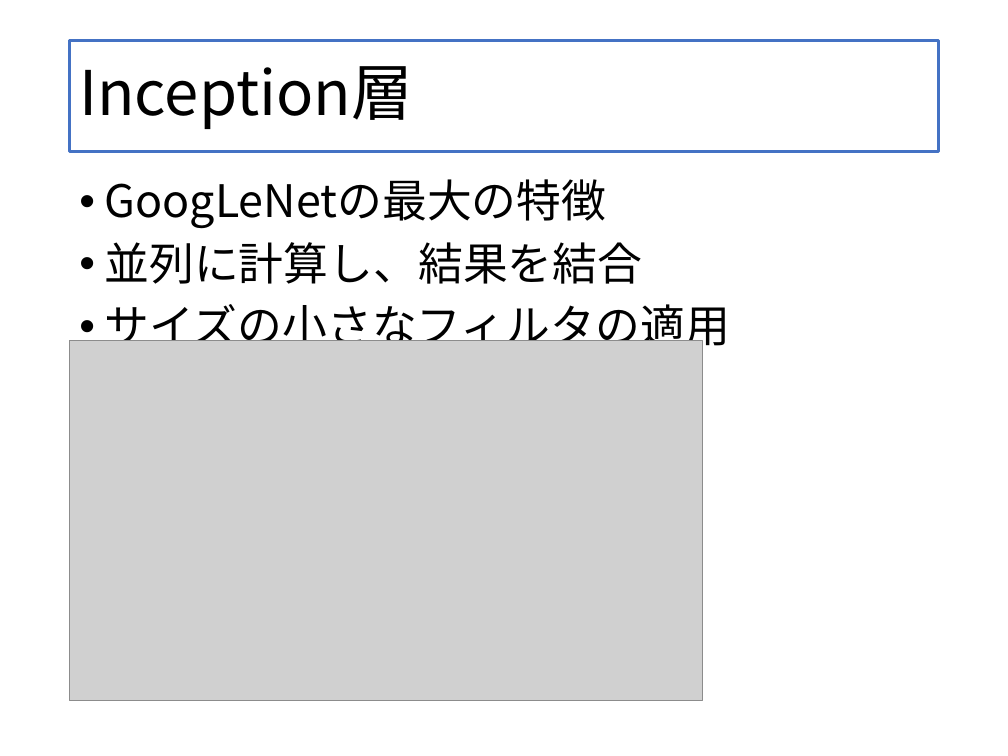
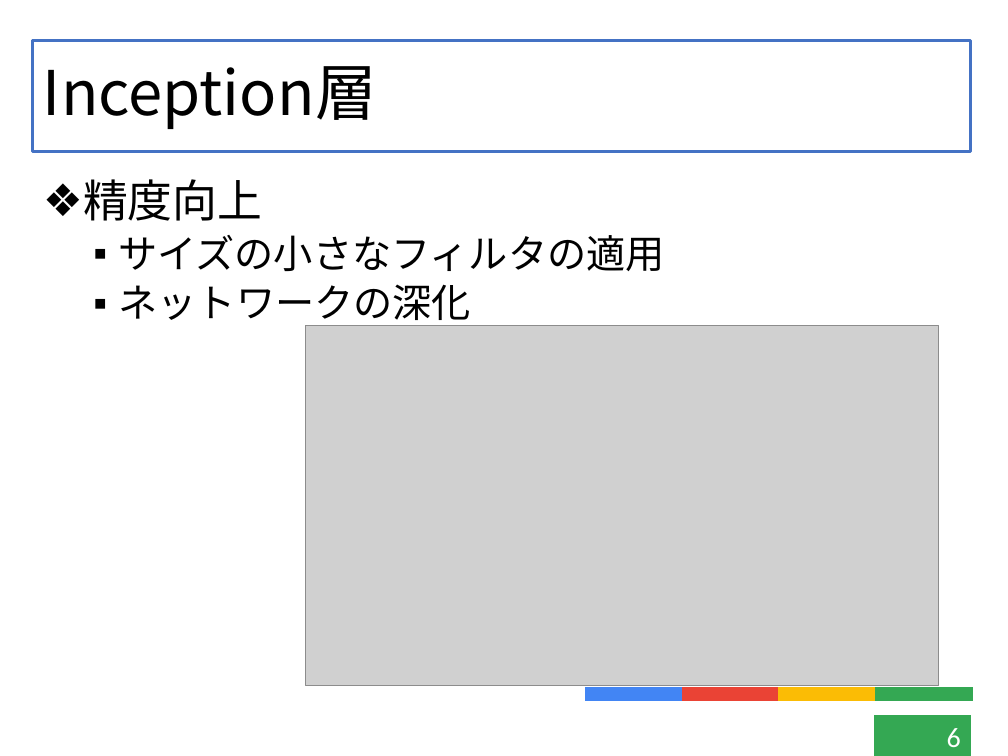
Before and after one commit to kensuke-iizuka/thesis, a slide deck: slide 6 of slide/graduate.pptx (slide 7 before the commit). Drawn at 1008x756 pixels with LibreOffice and Linux fonts; fonts in the diff are those of the drawing; grey boxes stand for pictures. Boxes give left, top, right and bottom in pixels: in the first picture for what was removed or moved away, otherwise in the second. Text is boxed around its words. In the diff, an @@ line names an element or a change of style, - is before the commit and + after.

Commit message:
Update slide and figures

```diff
--- a/slide/graduate.pptx
+++ b/slide/graduate.pptx
@@ title "Inception層": place and size @@
-title "Inception層" at bbox=[70, 40, 938, 151]
+title "Inception層" at bbox=[33, 40, 972, 151]
@@ text "精度向上": place and size @@
-text "精度向上" at bbox=[105, 179, 730, 354]
+text "精度向上" at bbox=[83, 179, 665, 328]
@@ text at bbox=[83, 179, 262, 221]: text changed @@
-• GoogLeNetの最大の特徴
-• 並列に計算し、結果を結合
+❖ 精度向上
@@ text at bbox=[119, 235, 665, 271]: size 32 to 28 pt in "サイズの小さなフィルタの適用"; bullet • to ▪; list level 1 to 2 in "サイズの小さなフィルタの適用" @@
@@ text at bbox=[119, 284, 471, 328]: paragraph added @@
+  ▪ ネットワークの深化
@@ picture: place and size @@
-picture at bbox=[70, 340, 703, 701]
+picture at bbox=[305, 326, 938, 686]
@@ group added at bbox=[586, 688, 972, 701]: 4 rectangles @@
@@ page number added at bbox=[874, 716, 971, 756], fill #34A853, outline #34A853 0.75 pt, 20 pt, text #FFFFFF @@
+6
```
Also in this commit, not shown: 20 other slides changed, 2 slides added, 1 slide removed, 17 other files.
